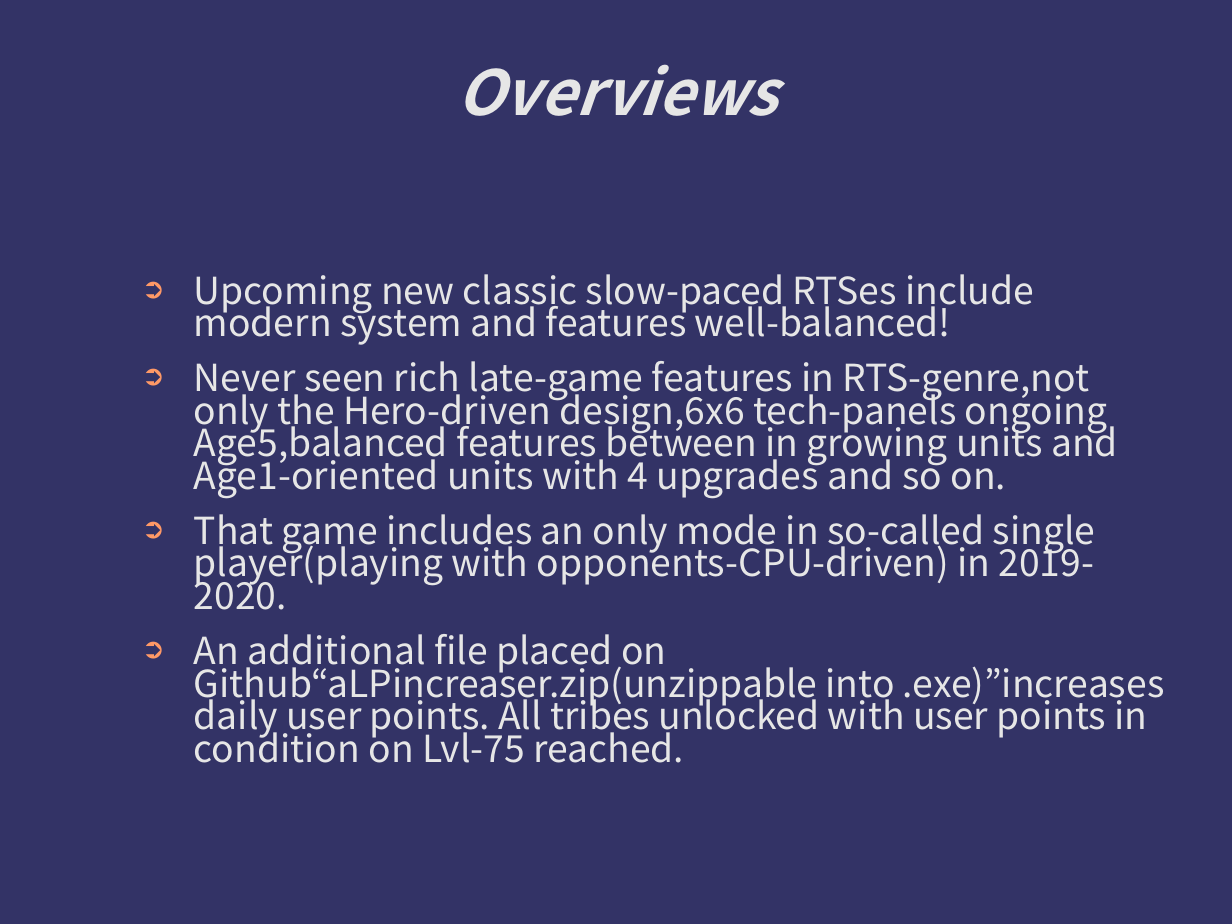
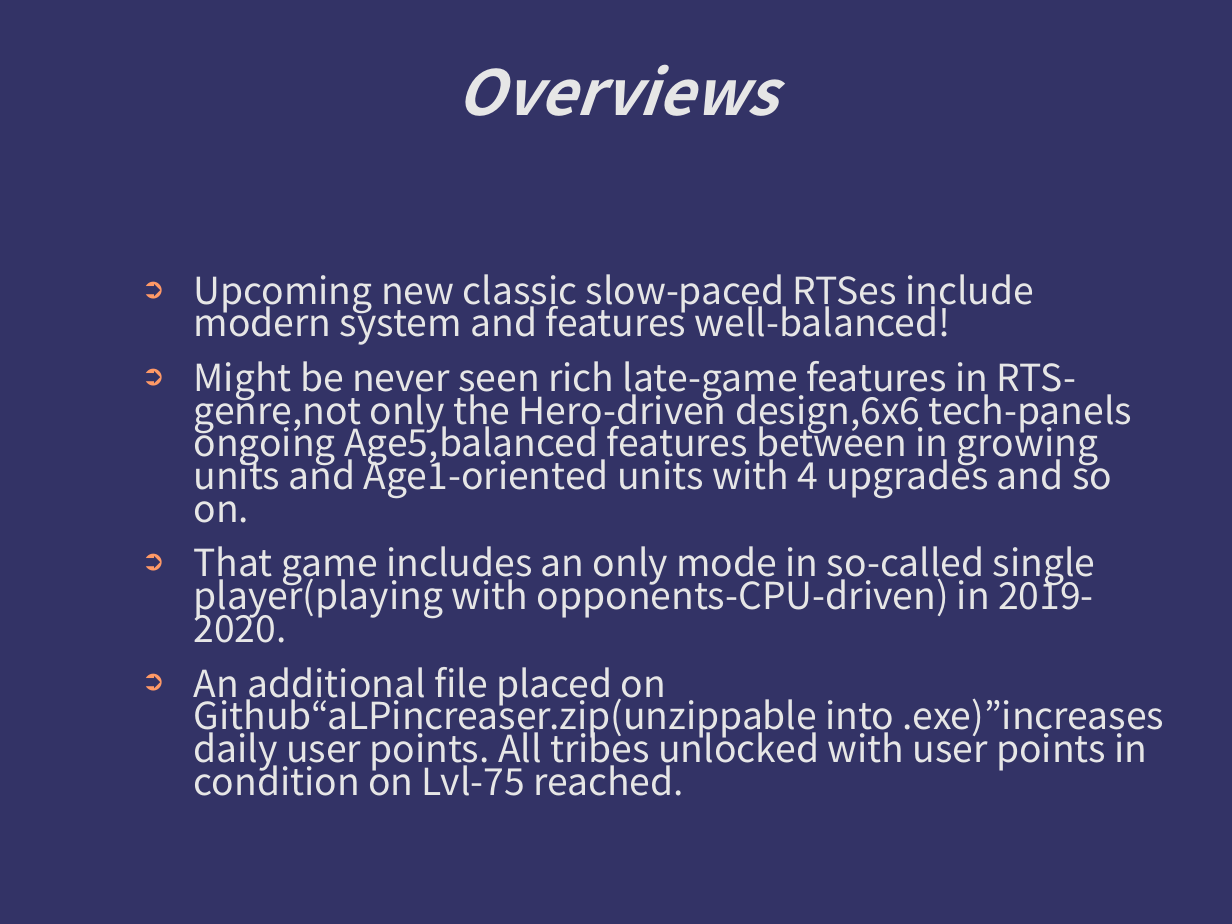
Before and after one commit to kotorize/kotorize, a slide deck: slide 2 of Manuals.ppt. Drawn at 1232x924 pixels with LibreOffice and Linux fonts; fonts in the diff are those of the drawing; background and template pictures are left out. Boxes give left, top, right and bottom in pixels: in the first picture for what was removed or moved away, otherwise in the second. Text is boxed around its words. In the diff, an @@ line names an element or a change of style, - is before the commit and + after.

```diff
--- a/Manuals.ppt
+++ b/Manuals.ppt
@@ text at (194, 361, 1133, 523): text changed @@
-➲ Never seen rich late-game features in RTS-genre,not only the Hero-driven design,6x6 tech-panels ongoing Age5,balanced features between in growing units and Age1-oriented units with 4 upgrades and so on.
+➲ Might be never seen rich late-game features in RTS-genre,not only the Hero-driven design,6x6 tech-panels ongoing Age5,balanced features between in growing units and Age1-oriented units with 4 upgrades and so on.
```
Also in this commit, not shown: 2 other slides changed, 1 slide added, 2 slides removed, 1 other file.
